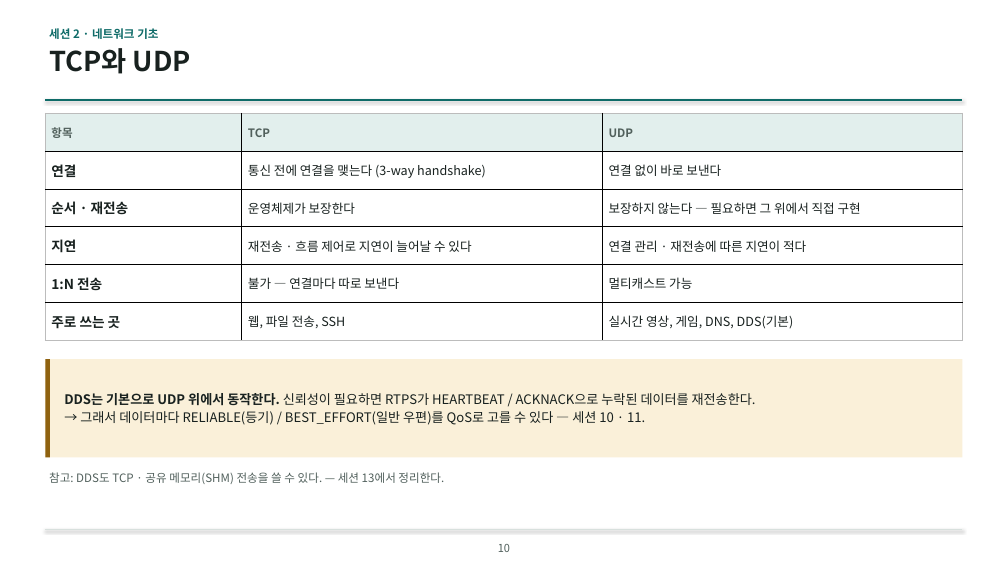
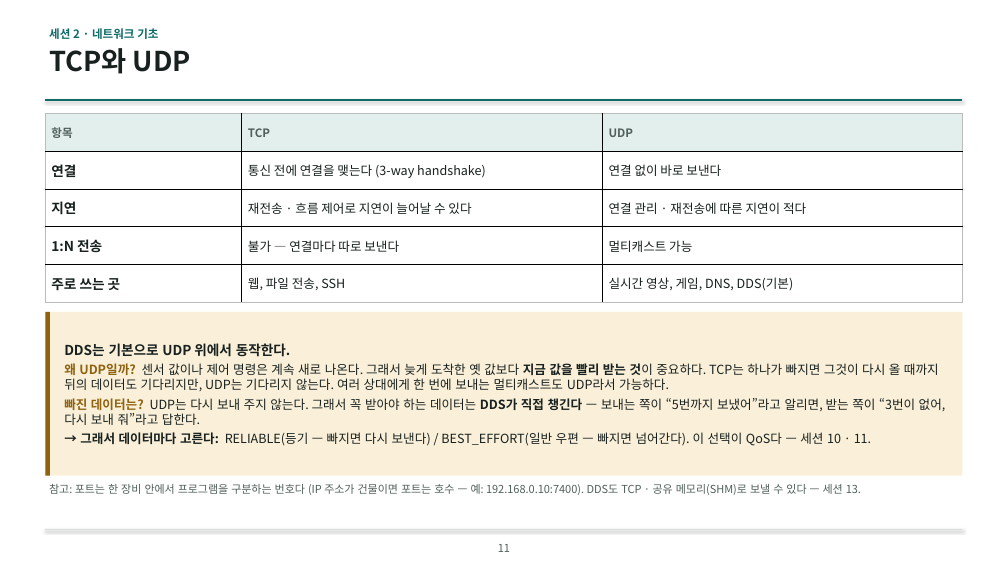
Before and after one commit to IntellectusCorp/int2DDS-lecture, a slide deck: slide 11 of int2dds-lecture-for-beginner.pptx (slide 10 before the commit). Drawn at 1008x567 pixels with LibreOffice and Linux fonts; fonts in the diff are those of the drawing; background and template pictures are left out. Boxes give left, top, right and bottom in pixels: in the first picture for what was removed or moved away, otherwise in the second. Text is boxed around its words. In the diff, an @@ line names an element or a change of style, - is before the commit and + after.

```diff
--- a/int2dds-lecture-for-beginner.pptx
+++ b/int2dds-lecture-for-beginner.pptx
@@ table at (45, 113, 963, 302) @@
-row 3: 순서 · 재전송 | 운영체제가 보장한다 | 보장하지 않는다 — 필요하면 그 위에서 직접 구현
@@ rectangle: place and size @@
-rectangle at (45, 359, 963, 457)
+rectangle at (45, 312, 963, 476)
@@ rectangle: place and size @@
-rectangle at (45, 359, 50, 457)
+rectangle at (45, 312, 50, 476)
@@ text at (64, 343, 946, 446): text changed; size 12.5 to 12 pt @@
-DDS는 기본으로 UDP 위에서 동작한다. 신뢰성이 필요하면 RTPS가 HEARTBEAT / ACKNACK으로 누락된 데이터를 재전송한다.
-→ 그래서 데이터마다 RELIABLE(등기) / BEST_EFFORT(일반 우편)를 QoS로 고를 수 있다 — 세션 10 · 11.
+DDS는 기본으로 UDP 위에서 동작한다.
+왜 UDP일까? 센서 값이나 제어 명령은 계속 새로 나온다. 그래서 늦게 도착한 옛 값보다 지금 값을 빨리 받는 것이 중요하다. TCP는 하나가 빠지면 그것이 다시 올 때까지 뒤의 데이터도 기다리지만, UDP는 기다리지 않는다. 여러 상대에게 한 번에 보내는 멀티캐스트도 UDP라서 가능하다.
+빠진 데이터는? UDP는 다시 보내 주지 않는다. 그래서 꼭 받아야 하는 데이터는 DDS가 직접 챙긴다 — 보내는 쪽이 “5번까지 보냈어”라고 알리면, 받는 쪽이 “3번이 없어, 다시 보내 줘”라고 답한다.
+→ 그래서 데이터마다 고른다: RELIABLE(등기 — 빠지면 다시 보낸다) / BEST_EFFORT(일반 우편 — 빠지면 넘어간다). 이 선택이 QoS다 — 세션 10 · 11.
@@ text at (49, 484, 861, 495): text changed; size 11 to 10.5 pt @@
-참고: DDS도 TCP · 공유 메모리(SHM) 전송을 쓸 수 있다. — 세션 13에서 정리한다.
+참고: 포트는 한 장비 안에서 프로그램을 구분하는 번호다 (IP 주소가 건물이면 포트는 호수 — 예: 192.168.0.10:7400). DDS도 TCP · 공유 메모리(SHM)로 보낼 수 있다 — 세션 13.
@@ page number at (498, 544, 510, 552): text changed @@
-10
+11
```
Also in this commit, not shown: 66 other slides changed, 25 slides added, 4 slides removed.
